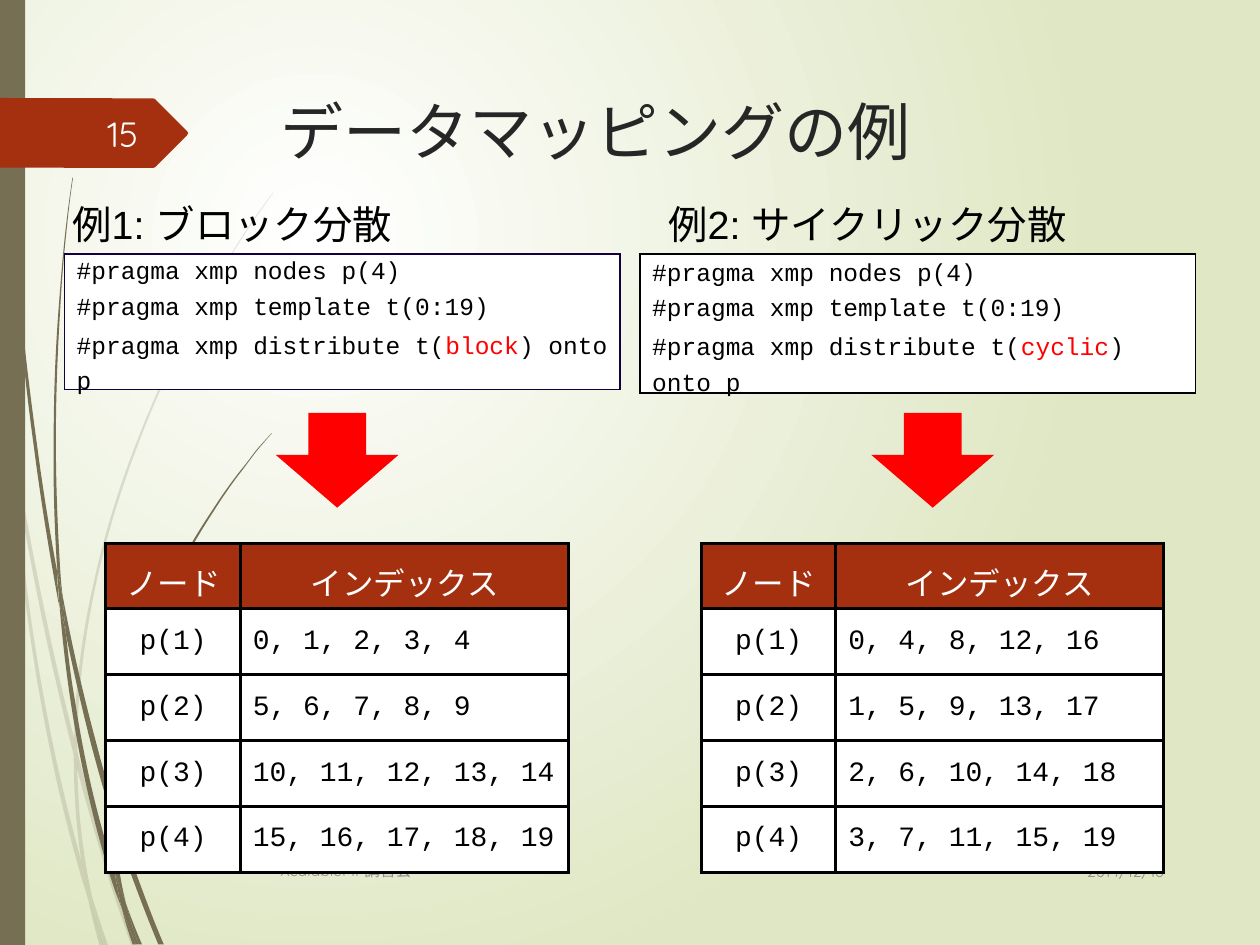
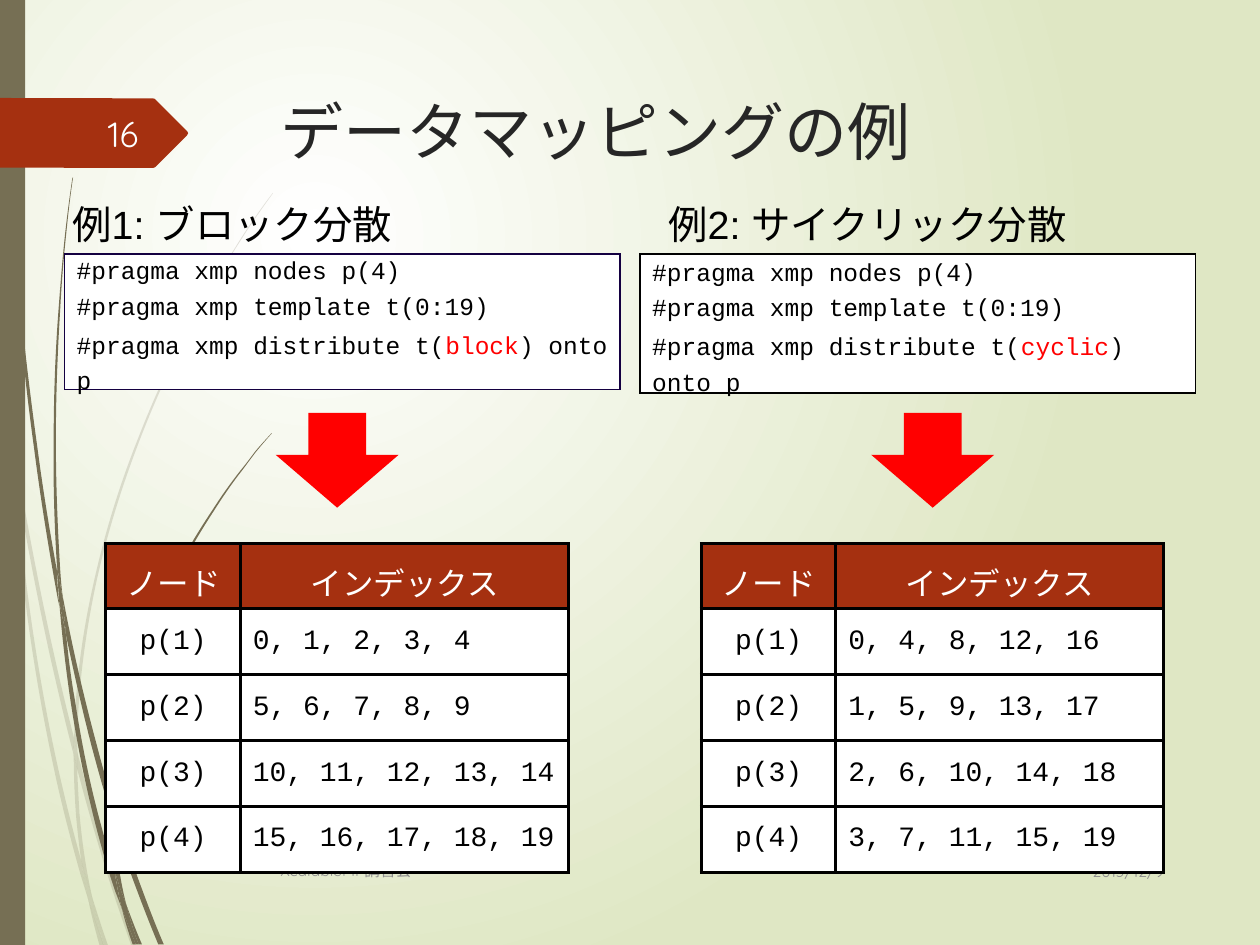
Before and after one commit to XcalableMP/Lecture, a slide deck: slide 16 of beginner/1.overview.pptx (slide 15 before the commit). Drawn at 1260x945 pixels with LibreOffice and Linux fonts; fonts in the diff are those of the drawing. Boxes give left, top, right and bottom in pixels: in the first picture for what was removed or moved away, otherwise in the second. Text is boxed around its words. In the diff, an @@ line names an element or a change of style, - is before the commit and + after.

```diff
--- a/beginner/1.overview.pptx
+++ b/beginner/1.overview.pptx
@@ page number at box(108, 121, 138, 148): text changed @@
-15
+16
@@ text at box(1092, 860, 1164, 881): text changed @@
-2014/12/18
+2015/12/9
```
Also in this commit, not shown: 29 other slides changed, 2 slides added, 4 slides removed, 1 other file.
